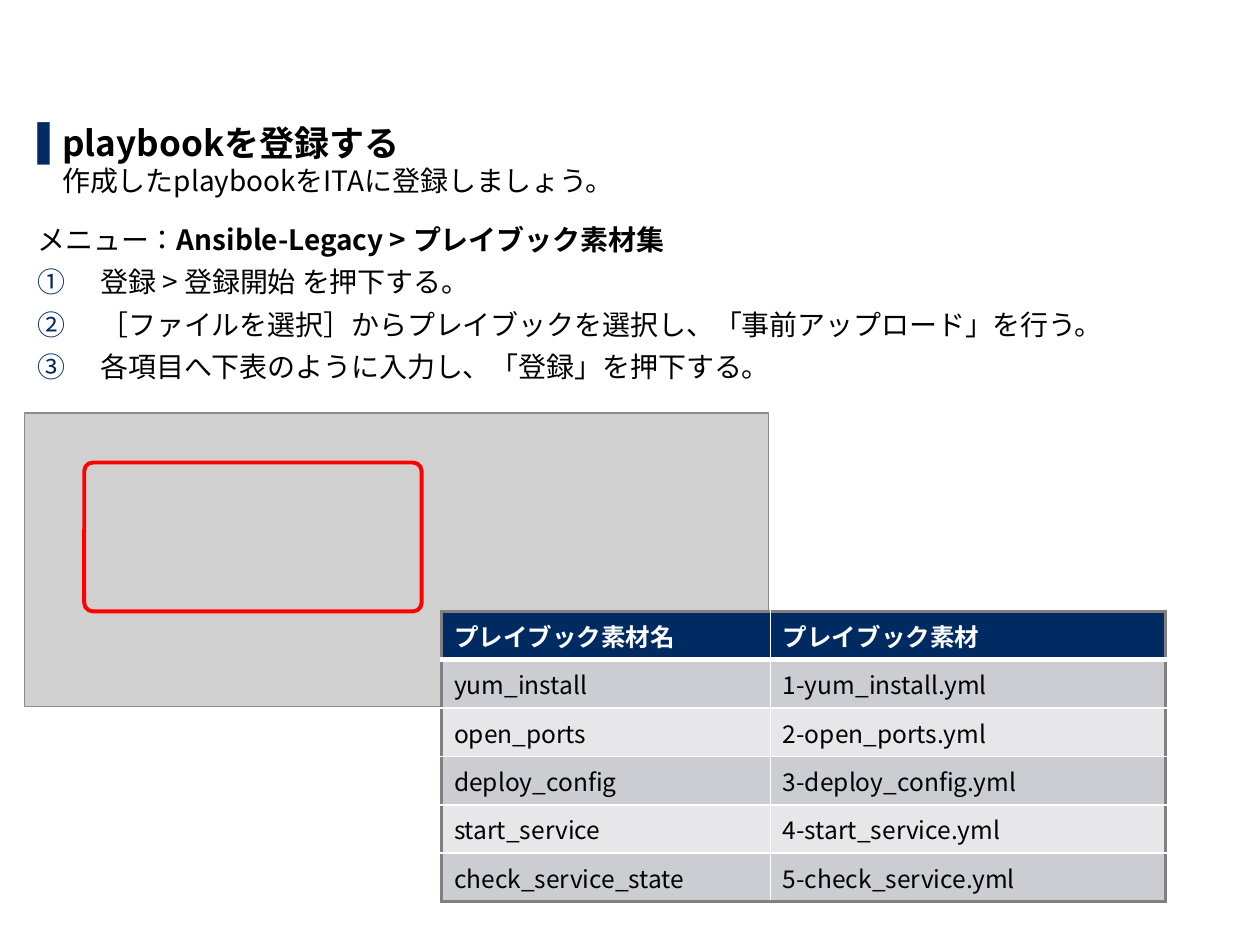
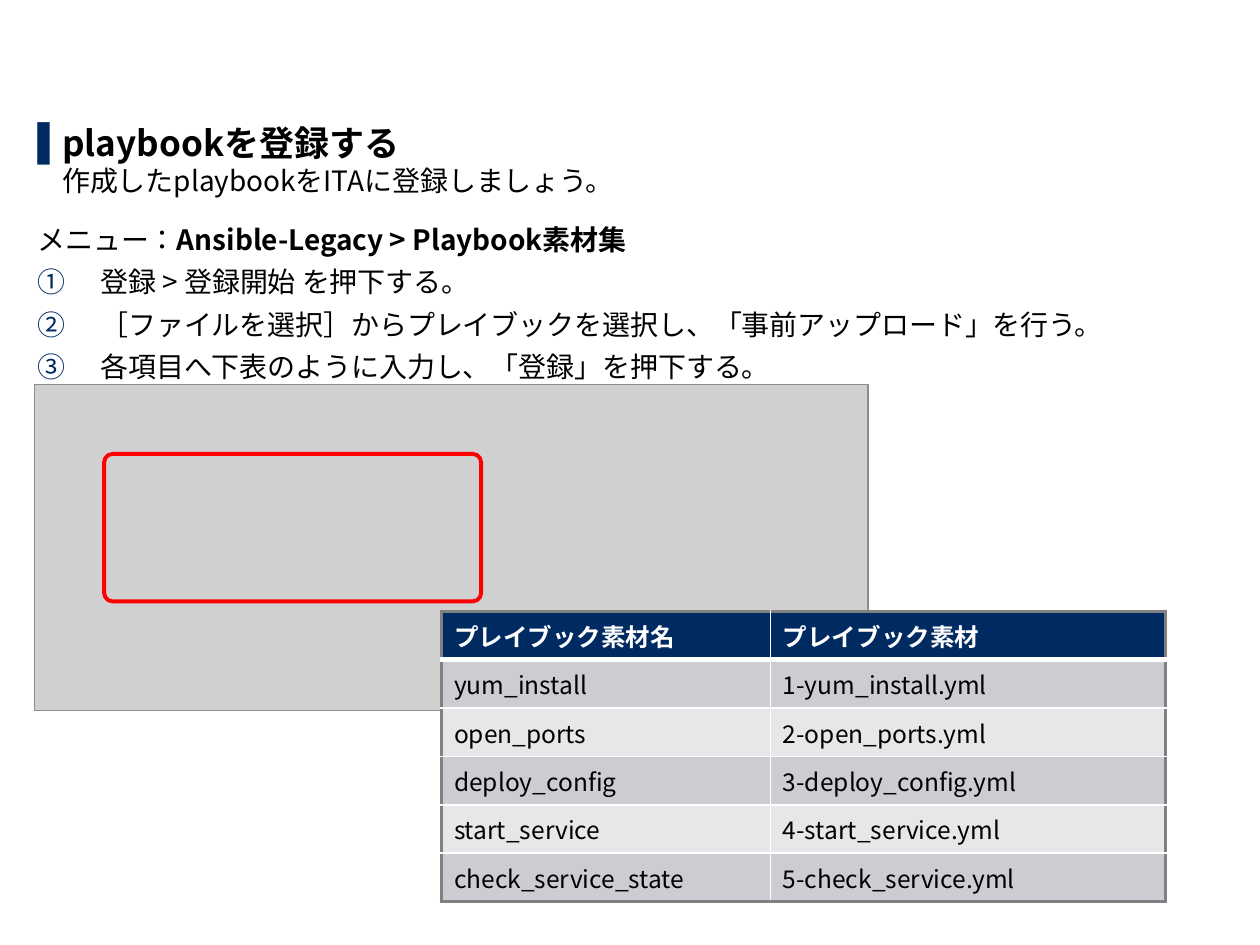
Before and after one commit to exastro-suite/it-automation-docs, a slide deck: slide 11 of asset/Learn_ja/ITA-Ansible-Driver_ja_practice.pptx. Drawn at 1260x945 pixels with LibreOffice and Linux fonts; fonts in the diff are those of the drawing; grey boxes stand for pictures; background and template pictures are left out. Boxes give left, top, right and bottom in pixels: in the first picture for what was removed or moved away, otherwise in the second. Text is boxed around its words. In the diff, an @@ line names an element or a change of style, - is before the commit and + after.

```diff
--- a/asset/Learn_ja/ITA-Ansible-Driver_ja_practice.pptx
+++ b/asset/Learn_ja/ITA-Ansible-Driver_ja_practice.pptx
@@ text at (37,226,627,257): text changed @@
-メニュー：Ansible-Legacy > プレイブック素材集
+メニュー：Ansible-Legacy > Playbook素材集
@@ picture: place and size @@
-picture at (25,413,769,707)
+picture at (34,384,868,711)
@@ rounded rectangle: place and size @@
-rounded rectangle at (84,462,422,611)
+rounded rectangle at (105,454,481,601)
```
Also in this commit, not shown: 19 other slides changed, 1 other file.
